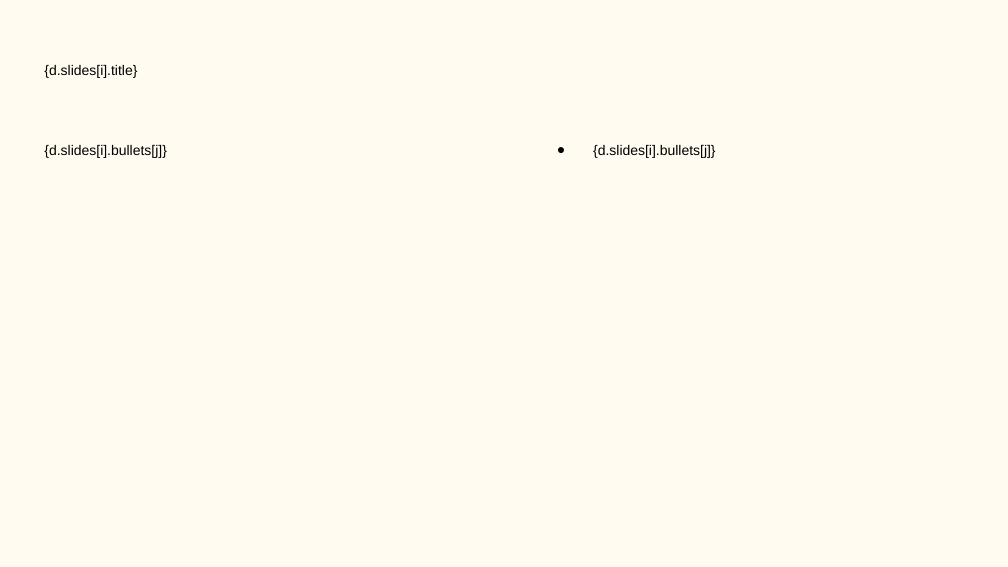
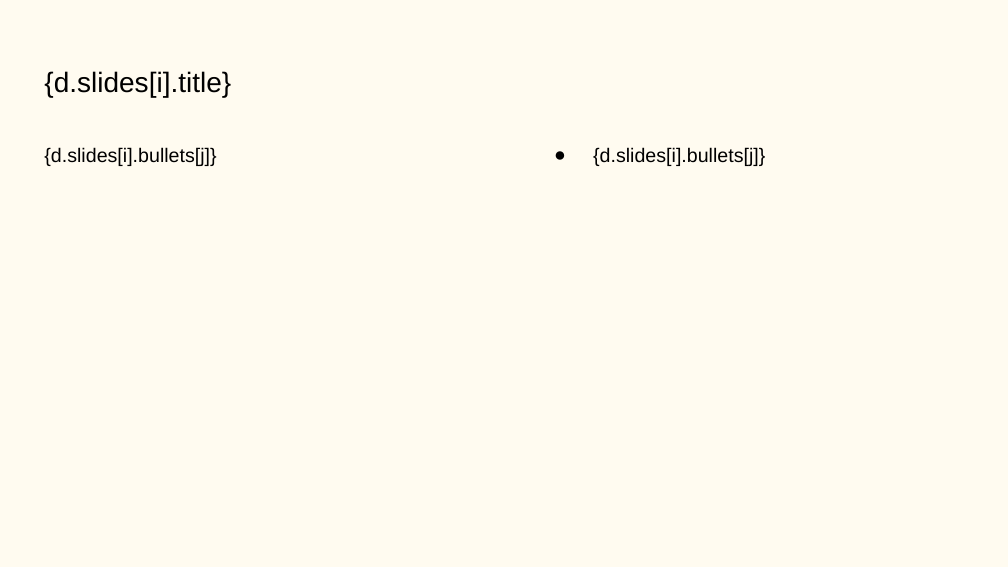
Before and after one commit to wosunheizhu/Mindflow-Agent, a slide deck: slide 8 of Science project.odp. Drawn at 1008x567 pixels with LibreOffice and Linux fonts; fonts in the diff are those of the drawing. Boxes give left, top, right and bottom in pixels: in the first picture for what was removed or moved away, otherwise in the second. Text is boxed around its words. In the diff, an @@ line names an element or a change of style, - is before the commit and + after.

```diff
--- a/Science project.odp
+++ b/Science project.odp
@@ title "{d.slides[i].title}" at [44, 71, 231, 97]: size 10 to 20 pt @@
@@ text "{d.slides[i].bullets[j]}" at [44, 147, 216, 166]: size 10 to 14 pt @@
@@ text "{d.slides[i].bullets[j]}" at [593, 147, 765, 166]: size 10 to 14 pt; indent changed @@
```
Also in this commit, not shown: 9 other slides changed, 2 other files.
